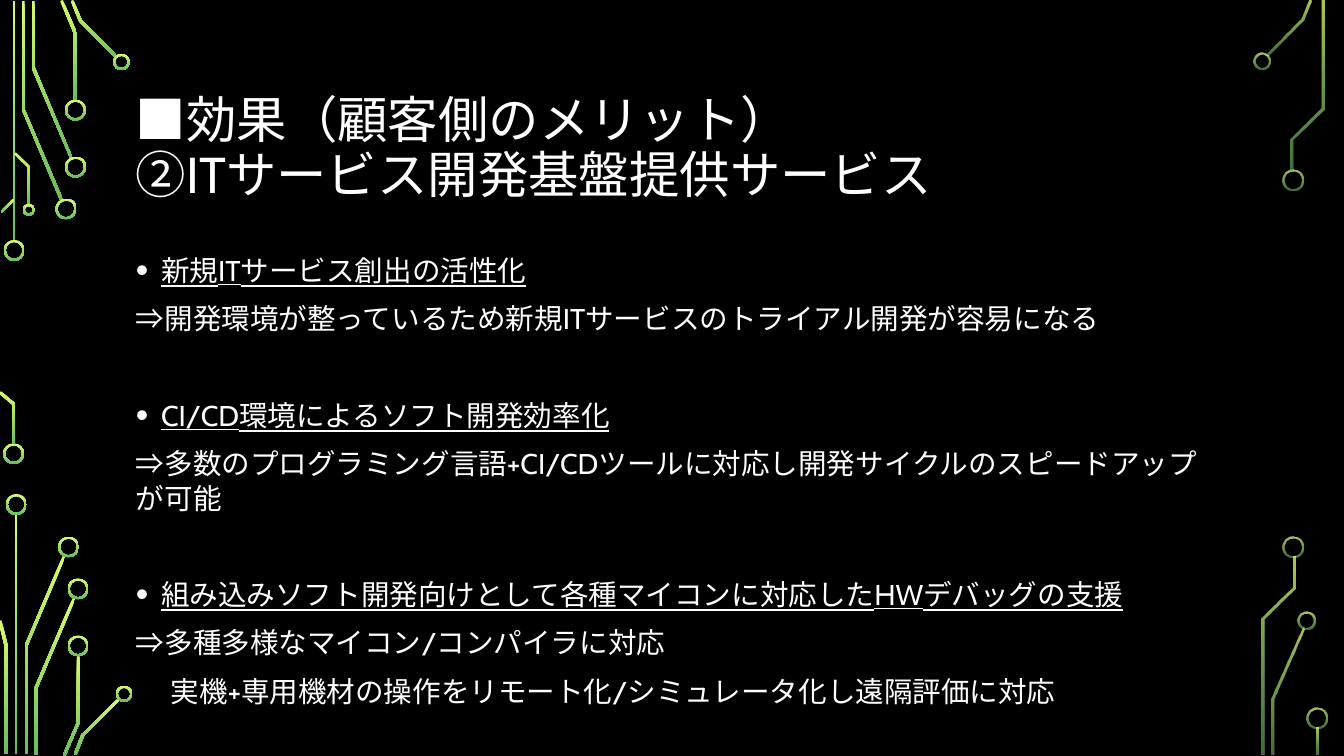
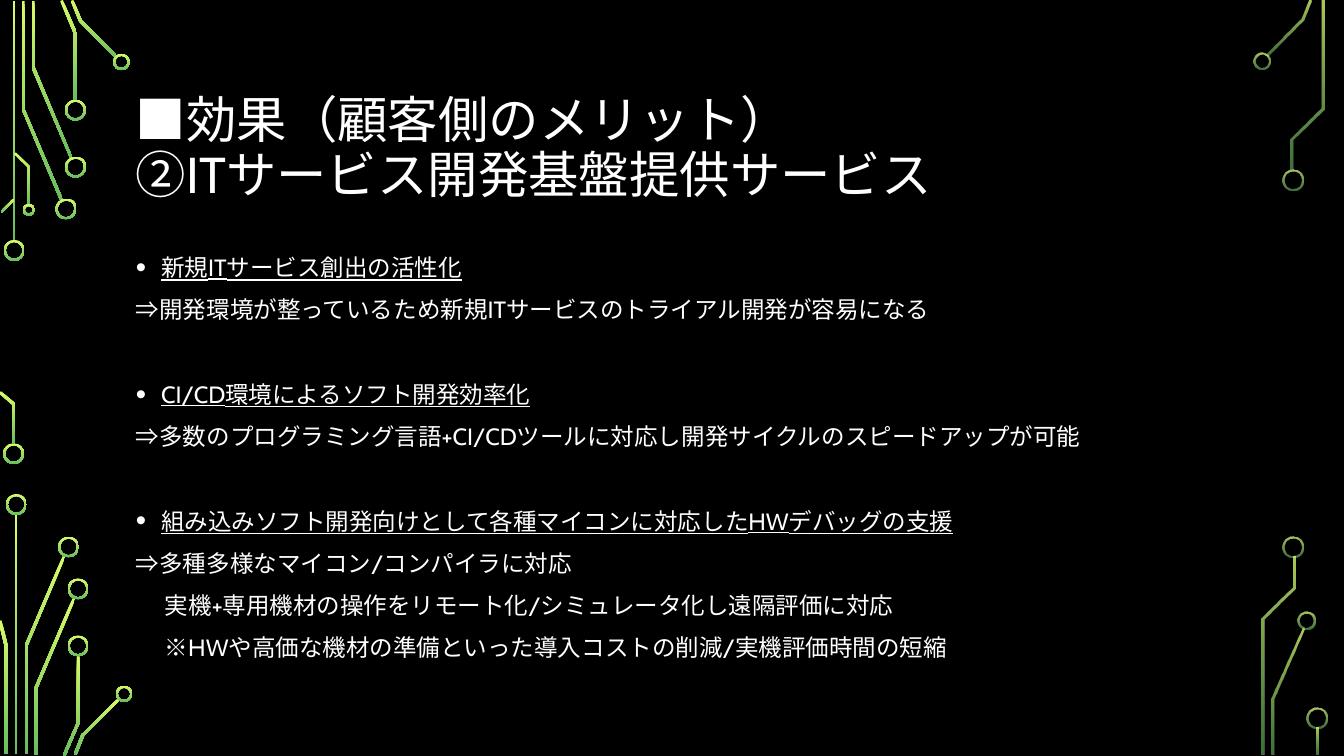
Before and after one commit to SITH-YN/PythonTool, a slide deck: slide 16 of Temp/39期ビジネスアイディア.pptx. Drawn at 1344x756 pixels with LibreOffice and Linux fonts; fonts in the diff are those of the drawing; background and template pictures are left out. Boxes give left, top, right and bottom in pixels: in the first picture for what was removed or moved away, otherwise in the second. Text is boxed around its words. In the diff, an @@ line names an element or a change of style, - is before the commit and + after.

```diff
--- a/Temp/39期ビジネスアイディア.pptx
+++ b/Temp/39期ビジネスアイディア.pptx
@@ text at [136, 256, 1080, 616]: size 20.4 to 16.8 pt in "新規ITサービス創出の活性化", "⇒開発環境が整っているため新規ITサービスのトライアル開発が容易になる", "CI/CD環境によるソフト開発効率化", "⇒多数のプログラミング言語+CI/CDツールに対応し開発サイクルのスピードアップが可能" and 3 more places @@
@@ text at [165, 636, 947, 658]: paragraph added @@
+※HWや高価な機材の準備といった導入コストの削減/実機評価時間の短縮
```
Also in this commit, not shown: 1 other slide changed, 2 slides added.
